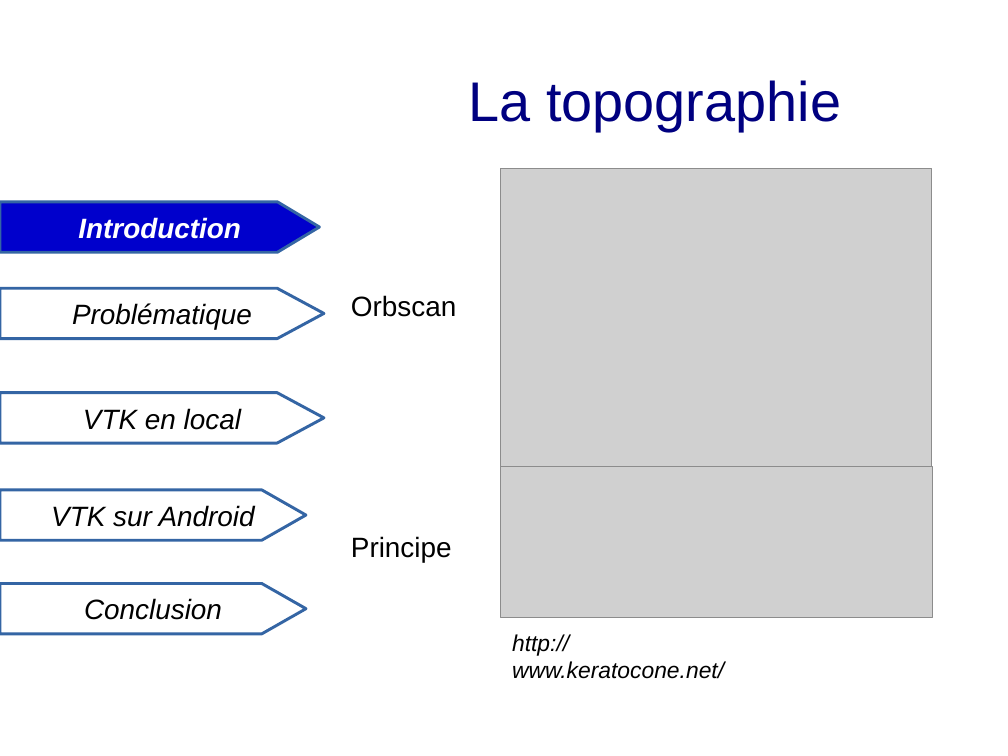
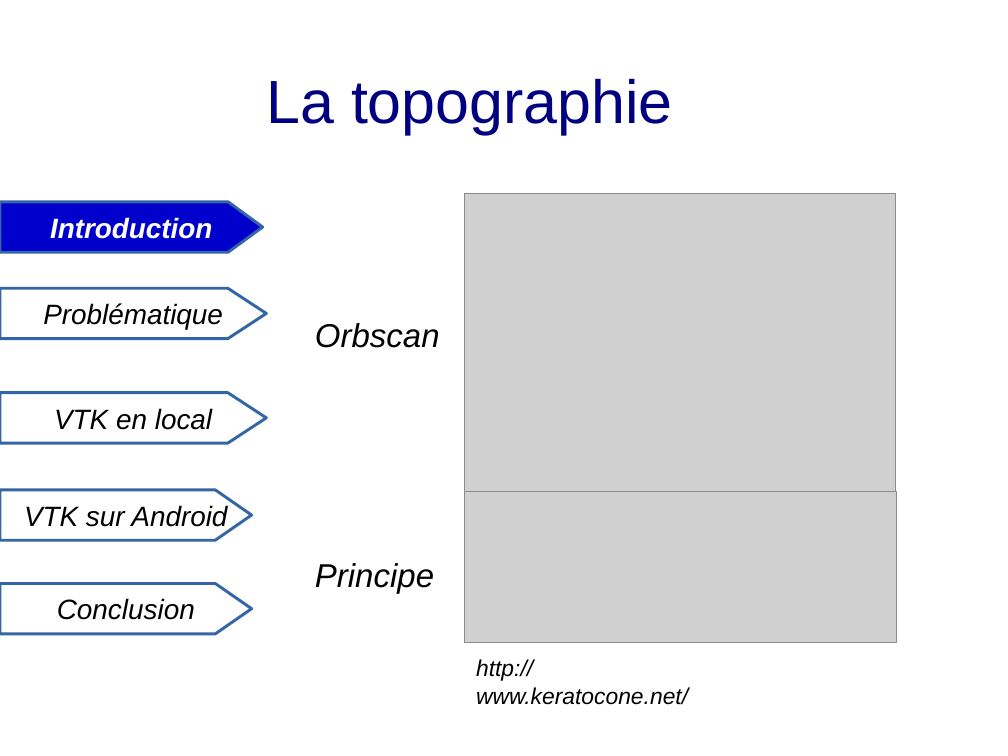
Before and after one commit to exopole/gitVTK, a slide deck: slide 6 of Presentation/rapport/soutenance.odp. Drawn at 1008x756 pixels with LibreOffice and Linux fonts; fonts in the diff are those of the drawing; grey boxes stand for pictures. Boxes give left, top, right and bottom in pixels: in the first picture for what was removed or moved away, otherwise in the second. Text is boxed around its words. In the diff, an @@ line names an element or a change of style, - is before the commit and + after.

```diff
--- a/Presentation/rapport/soutenance.odp
+++ b/Presentation/rapport/soutenance.odp
@@ title "La topographie": place and size @@
-title "La topographie" at box(469, 80, 841, 131)
+title "La topographie" at box(266, 78, 673, 134)
@@ title "La topographie" at box(266, 78, 673, 134): size 44 to 48 pt; alignment centre to left @@
@@ freeform shape "Introduction": place and size @@
-freeform shape "Introduction" at box(0, 202, 319, 252)
+freeform shape "Introduction" at box(0, 202, 263, 252)
@@ freeform shape "Problématique": place and size @@
-freeform shape "Problématique" at box(0, 288, 324, 338)
+freeform shape "Problématique" at box(0, 288, 266, 338)
@@ text "Orbscan" at box(315, 323, 440, 348): size 22 to 26 pt, italic on @@
@@ text "Orbscan": place and size @@
-text "Orbscan" at box(351, 295, 456, 317)
+text "Orbscan" at box(315, 323, 440, 348)
@@ freeform shape "VTK en local": place and size @@
-freeform shape "VTK en local" at box(0, 392, 324, 443)
+freeform shape "VTK en local" at box(0, 392, 266, 443)
@@ freeform shape "VTK sur Android": place and size @@
-freeform shape "VTK sur Android" at box(0, 490, 306, 541)
+freeform shape "VTK sur Android" at box(0, 490, 252, 541)
@@ text "Principe": place and size @@
-text "Principe" at box(351, 536, 452, 562)
+text "Principe" at box(315, 563, 434, 594)
@@ text "Principe" at box(315, 563, 434, 594): size 22 to 26 pt, italic on @@
@@ freeform shape "Conclusion": place and size @@
-freeform shape "Conclusion" at box(0, 584, 306, 634)
+freeform shape "Conclusion" at box(0, 584, 252, 634)
@@ 2 pictures, 1 text: place and size @@
-2 pictures, 1 text at box(500, 168, 932, 679)
+2 pictures, 1 text at box(465, 193, 896, 705)
```
Also in this commit, not shown: 19 other slides changed, 2 other files.
